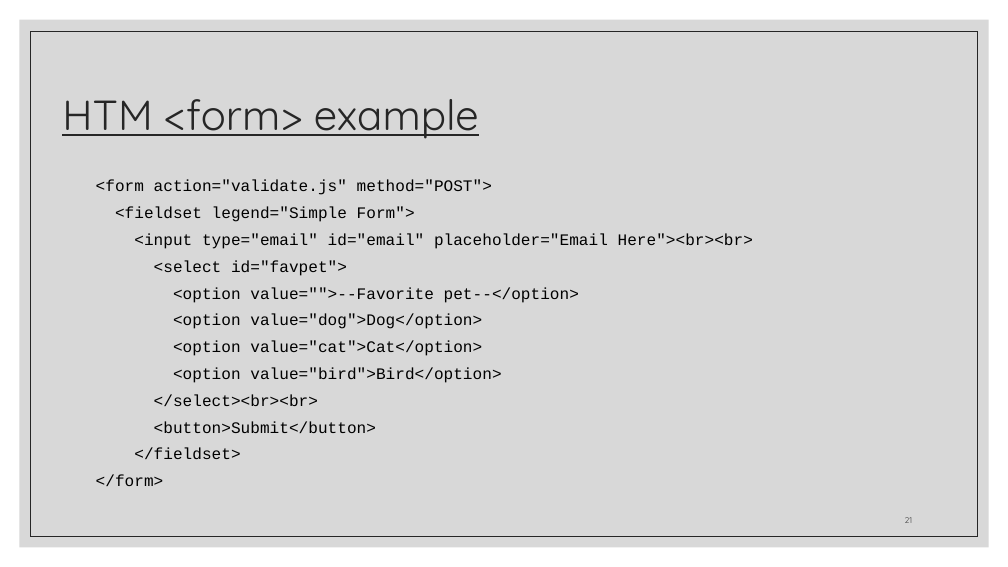
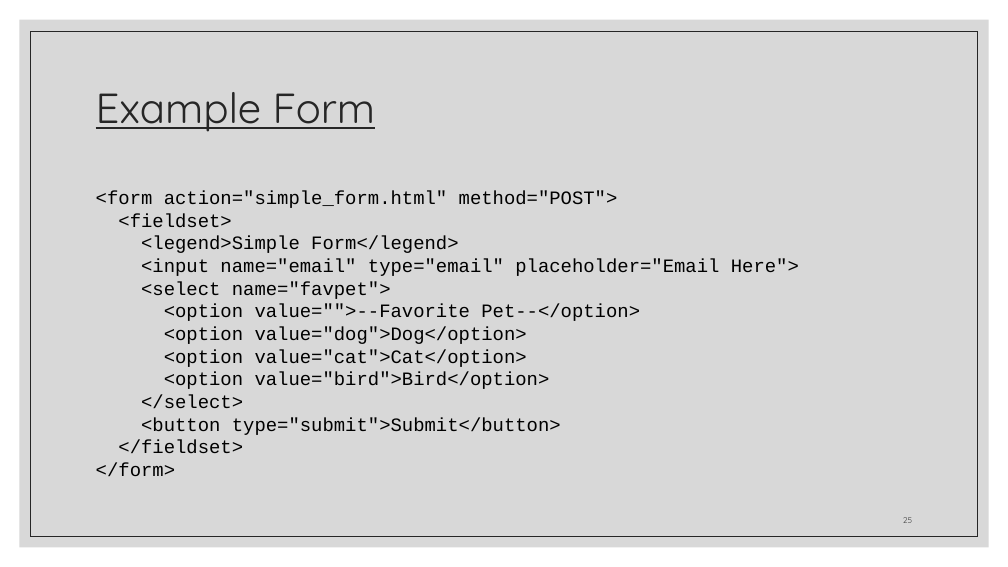
Before and after one commit to zackstotts/base-node-curriculum, a slide deck: slide 25 of unit_00/html_review/Review I - HTML.pptx (slide 21 before the commit). Drawn at 1008x567 pixels with LibreOffice and Linux fonts; fonts in the diff are those of the drawing. Boxes give left, top, right and bottom in pixels: in the first picture for what was removed or moved away, otherwise in the second. Text is boxed around its words. In the diff, an @@ line names an element or a change of style, - is before the commit and + after.

Commit message:
Updating HTML review.

```diff
--- a/unit_00/html_review/Review I - HTML.pptx
+++ b/unit_00/html_review/Review I - HTML.pptx
@@ title at (96, 92, 376, 132): text changed @@
-HTM <form> example
+Example Form
@@ text "<form action="simple_form.html" method="POST">" at (96, 191, 799, 476): vertical alignment top to middle @@
@@ text at (96, 191, 799, 321): text changed; size 15.3 to 18 pt @@
-<form action="validate.js" method="POST">
-<fieldset legend="Simple Form">
-<input type="email" id="email" placeholder="Email Here"><br><br>
-<select id="favpet">
-<option value="">--Favorite pet--</option>
+<form action="simple_form.html" method="POST">
+<fieldset>
+<legend>Simple Form</legend>
+<input name="email" type="email" placeholder="Email Here">
+<select name="favpet">
+<option value="">--Favorite Pet--</option>
@@ text at (96, 327, 550, 476): size 15.3 to 18 pt in "<option value="dog">Dog</option>", "<option value="cat">Cat</option>", "<option value="bird">Bird</option>", "</fieldset>" and 1 more places; line spacing 0.9 to 1; less space between paragraphs @@
@@ text at (141, 395, 561, 435): text changed; size 15.3 to 18 pt @@
-</select><br><br>
-<button>Submit</button>
+</select>
+<button type="submit">Submit</button>
@@ page number at (903, 517, 912, 523): text changed @@
-21
+25
```
Also in this commit, not shown: 19 other slides changed, 7 slides added, 3 slides removed.
